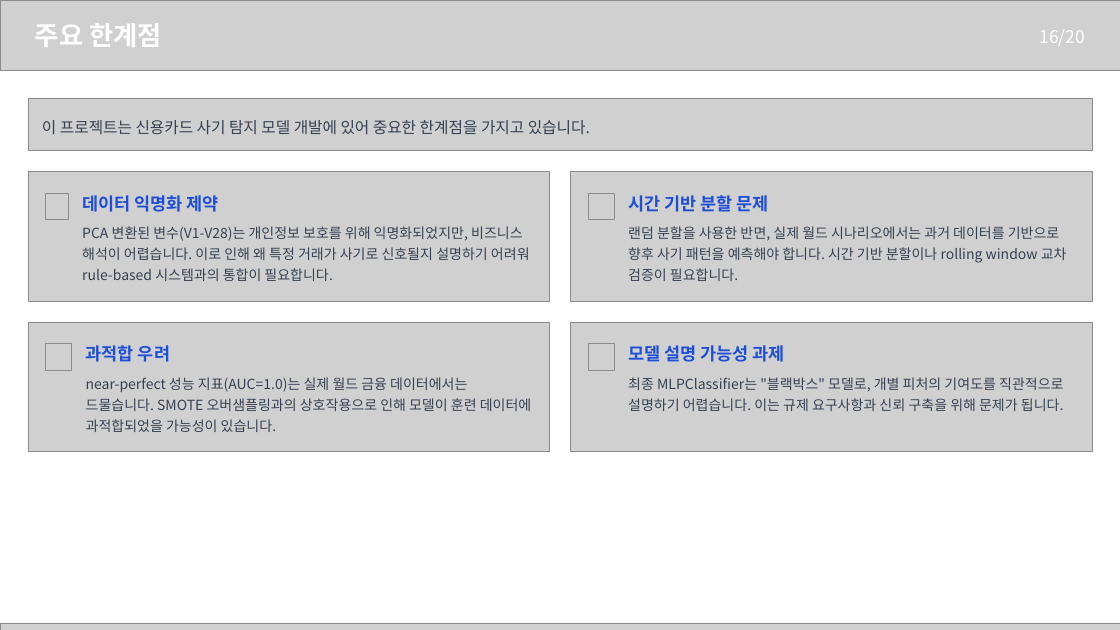
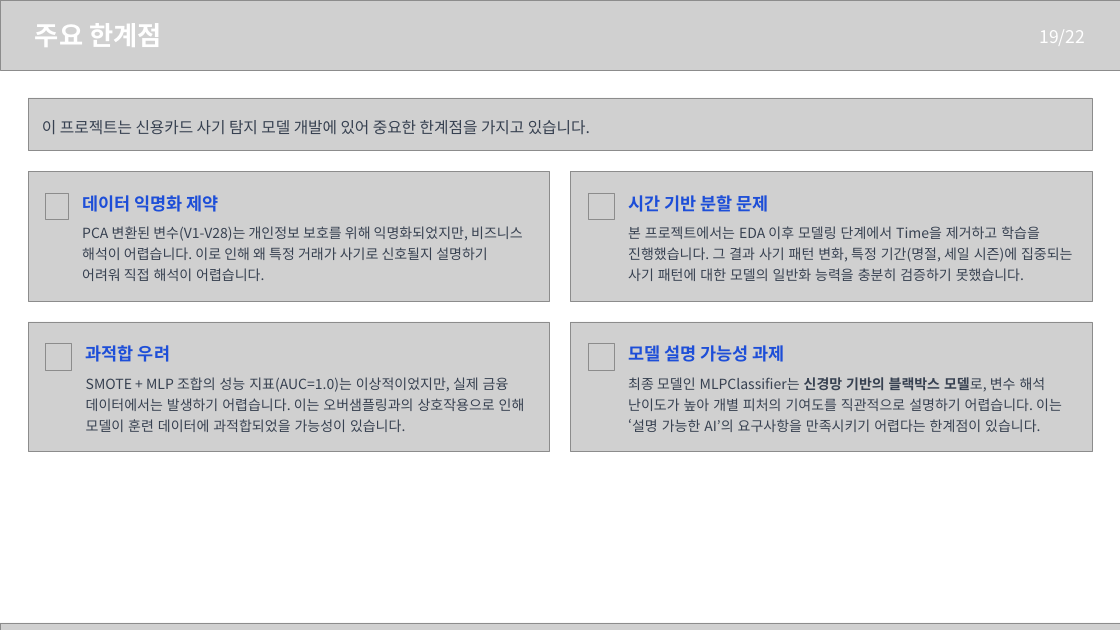
Before and after one commit to jaemin1020/big20-ML-project2-team3, a slide deck: slide 19 of CreditCardFraud/report/신용카드 사기 탐지 프로젝트 분석.pptx. Drawn at 1120x630 pixels with LibreOffice and Linux fonts; fonts in the diff are those of the drawing; grey boxes stand for pictures; background and template pictures are left out. Boxes give left, top, right and bottom in pixels: in the first picture for what was removed or moved away, otherwise in the second. Text is boxed around its words. In the diff, an @@ line names an element or a change of style, - is before the commit and + after.

Commit message:
[수정] 3장 최종

```diff
--- a/CreditCardFraud/report/신용카드 사기 탐지 프로젝트 분석.pptx
+++ b/CreditCardFraud/report/신용카드 사기 탐지 프로젝트 분석.pptx
@@ text at (x1=1040, y1=30, x2=1086, y2=44): text changed @@
-16/20
+19/22
@@ text at (x1=82, y1=226, x2=522, y2=281): text changed @@
-PCA 변환된 변수(V1-V28)는 개인정보 보호를 위해 익명화되었지만, 비즈니스 해석이 어렵습니다. 이로 인해 왜 특정 거래가 사기로 신호될지 설명하기 어려워 rule-based 시스템과의 통합이 필요합니다.
+PCA 변환된 변수(V1-V28)는 개인정보 보호를 위해 익명화되었지만, 비즈니스 해석이 어렵습니다. 이로 인해 왜 특정 거래가 사기로 신호될지 설명하기
+어려워 직접 해석이 어렵습니다.
@@ text at (x1=628, y1=226, x2=1072, y2=281): text changed @@
-랜덤 분할을 사용한 반면, 실제 월드 시나리오에서는 과거 데이터를 기반으로 향후 사기 패턴을 예측해야 합니다. 시간 기반 분할이나 rolling window 교차 검증이 필요합니다.
+본 프로젝트에서는 EDA 이후 모델링 단계에서 Time을 제거하고 학습을 진행했습니다. 그 결과 사기 패턴 변화, 특정 기간(명절, 세일 시즌)에 집중되는 사기 패턴에 대한 모델의 일반화 능력을 충분히 검증하기 못했습니다.
@@ text at (x1=86, y1=377, x2=525, y2=432): text changed @@
-near-perfect 성능 지표(AUC=1.0)는 실제 월드 금융 데이터에서는 드물습니다. SMOTE 오버샘플링과의 상호작용으로 인해 모델이 훈련 데이터에 과적합되었을 가능성이 있습니다.
+SMOTE + MLP 조합의 성능 지표(AUC=1.0)는 이상적이었지만, 실제 금융 데이터에서는 발생하기 어렵습니다. 이는 오버샘플링과의 상호작용으로 인해
+모델이 훈련 데이터에 과적합되었을 가능성이 있습니다.
@@ text at (x1=628, y1=377, x2=1062, y2=432): text changed @@
-최종 MLPClassifier는 "블랙박스" 모델로, 개별 피처의 기여도를 직관적으로 설명하기 어렵습니다. 이는 규제 요구사항과 신뢰 구축을 위해 문제가 됩니다.
+최종 모델인 MLPClassifier는 신경망 기반의 블랙박스 모델로, 변수 해석 난이도가 높아 개별 피처의 기여도를 직관적으로 설명하기 어렵습니다. 이는 ‘설명 가능한 AI’의 요구사항을 만족시키기 어렵다는 한계점이 있습니다.
```
Also in this commit, not shown: 20 other slides changed, 1 slide removed.
